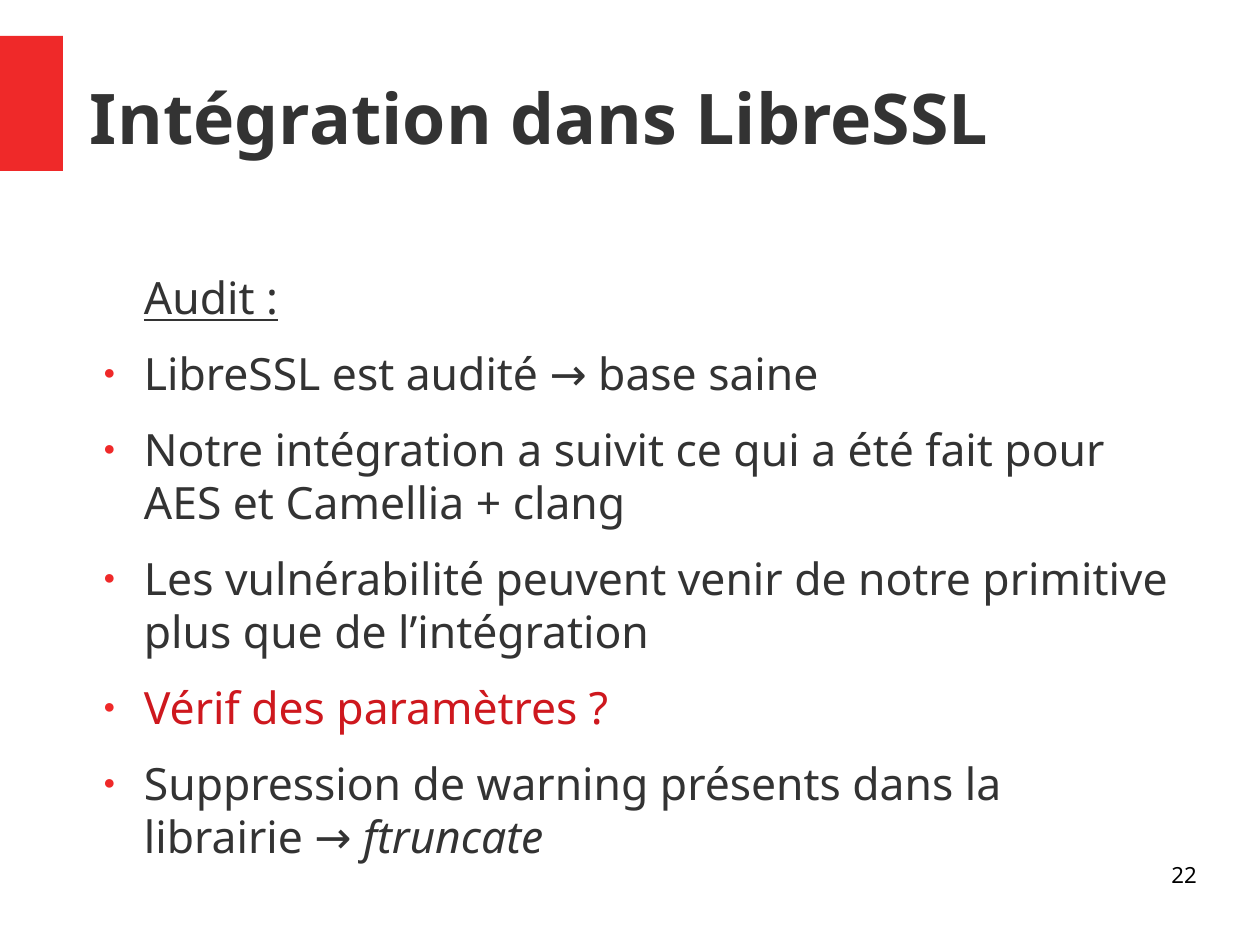
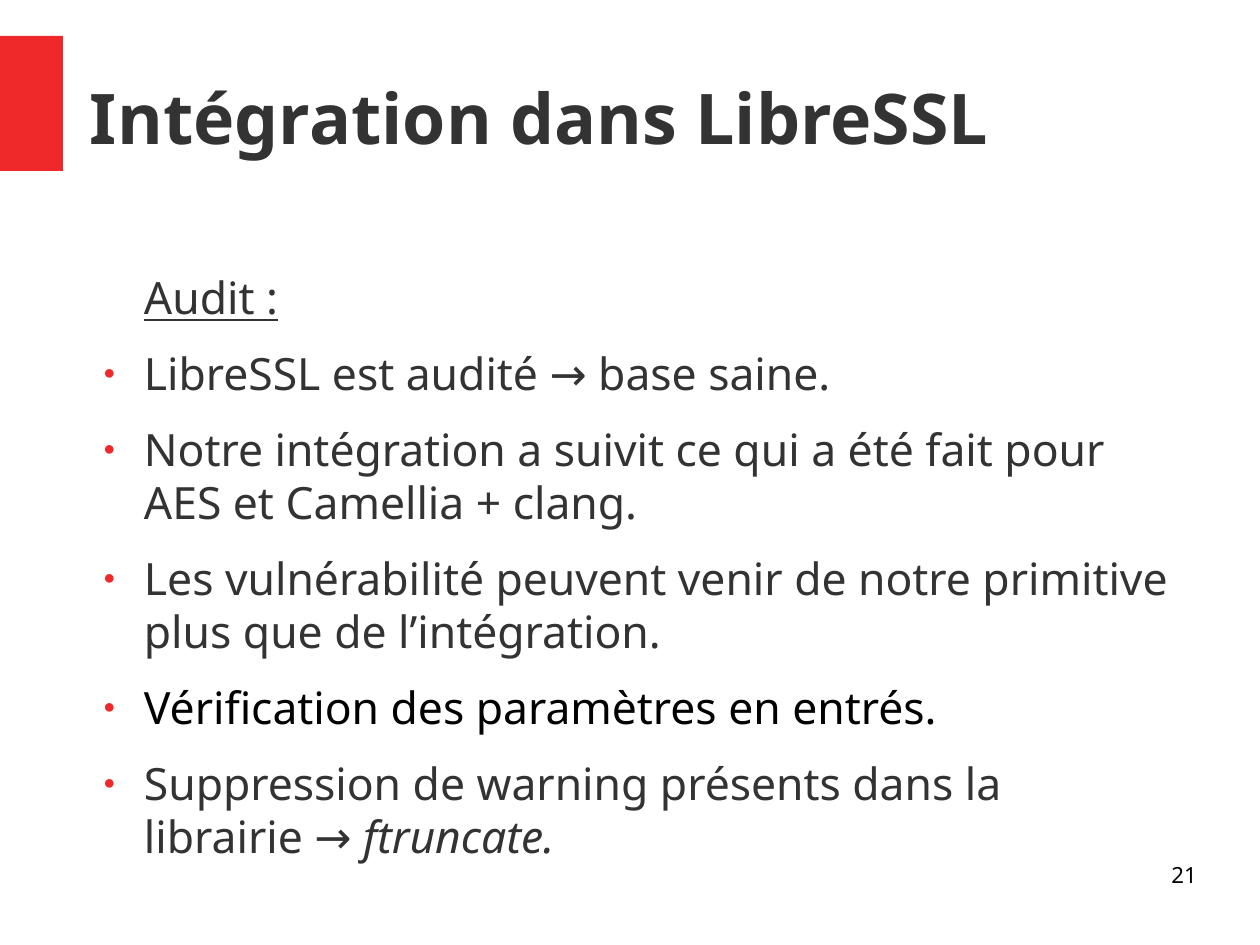
Before and after one commit to Allard-Chris/Aria, a slide deck: slide 21 of docs/[M2CSI]_ICP_Aria_Allard_Aulagnier.odp (slide 22 before the commit). Drawn at 1260x945 pixels with LibreOffice and Linux fonts; fonts in the diff are those of the drawing. Boxes give left, top, right and bottom in pixels: in the first picture for what was removed or moved away, otherwise in the second. Text is boxed around its words. In the diff, an @@ line names an element or a change of style, - is before the commit and + after.

```diff
--- a/docs/[M2CSI]_ICP_Aria_Allard_Aulagnier.odp
+++ b/docs/[M2CSI]_ICP_Aria_Allard_Aulagnier.odp
@@ text at <box>144,356,1167,811</box>: text changed @@
-● LibreSSL est audité → base saine
-● Notre intégration a suivit ce qui a été fait pour AES et Camellia + clang
-● Les vulnérabilité peuvent venir de notre primitive plus que de l’intégration
-● Vérif des paramètres ?
-● Suppression de warning présents dans la librairie → ftruncate
+● LibreSSL est audité → base saine.
+● Notre intégration a suivit ce qui a été fait pour AES et Camellia + clang.
+● Les vulnérabilité peuvent venir de notre primitive plus que de l’intégration.
+● Vérification des paramètres en entrés.
+● Suppression de warning présents dans la librairie → ftruncate.
@@ page number at <box>1171,867,1196,883</box>: text changed @@
-22
+21
```
Also in this commit, not shown: 11 other slides changed, 1 slide removed.
